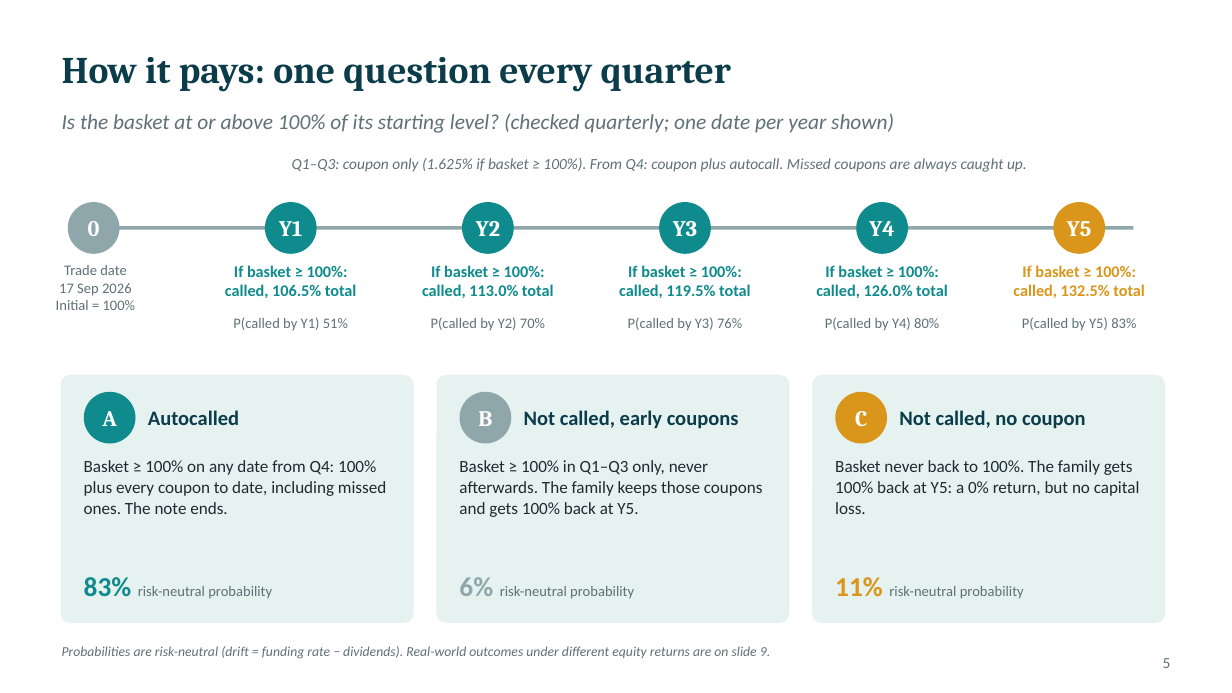
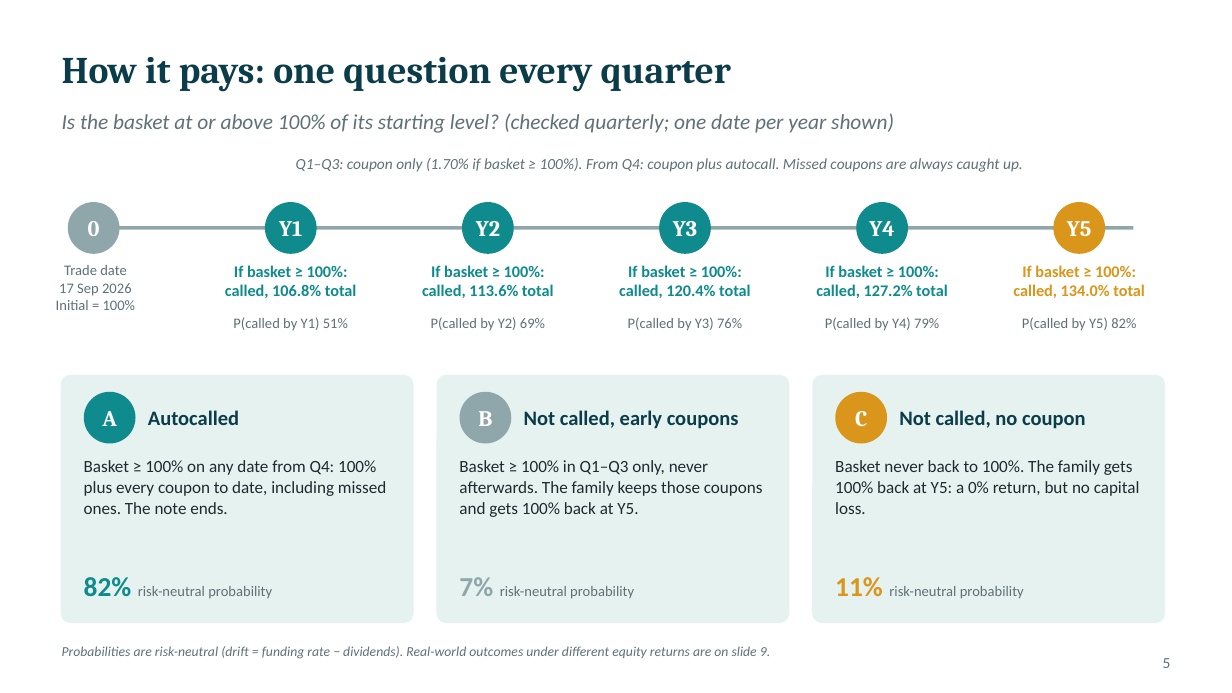
Before and after one commit to benjaminlhl/natixis-case-comp, a slide deck: slide 8 of deck/Asian-Digital-Autocallable-Note.pptx. Drawn at 1232x693 pixels with LibreOffice and Linux fonts; fonts in the diff are those of the drawing. Boxes give left, top, right and bottom in pixels: in the first picture for what was removed or moved away, otherwise in the second. Text is boxed around its words. In the diff, an @@ line names an element or a change of style, - is before the commit and + after.

```diff
--- a/deck/Asian-Digital-Autocallable-Note.pptx
+++ b/deck/Asian-Digital-Autocallable-Note.pptx
@@ text at (x1=296, y1=158, x2=1023, y2=172): text changed @@
-Q1–Q3: coupon only (1.625% if basket ≥ 100%). From Q4: coupon plus autocall. Missed coupons are always caught up.
+Q1–Q3: coupon only (1.70% if basket ≥ 100%). From Q4: coupon plus autocall. Missed coupons are always caught up.
@@ text at (x1=225, y1=284, x2=357, y2=298): text changed @@
-called, 106.5% total
+called, 106.8% total
@@ text at (x1=422, y1=284, x2=554, y2=298): text changed @@
-called, 113.0% total
+called, 113.6% total
@@ text at (x1=619, y1=284, x2=751, y2=298): text changed @@
-called, 119.5% total
+called, 120.4% total
@@ text at (x1=816, y1=284, x2=948, y2=298): text changed @@
-called, 126.0% total
+called, 127.2% total
@@ text at (x1=1013, y1=284, x2=1145, y2=298): text changed @@
-called, 132.5% total
+called, 134.0% total
@@ text at (x1=431, y1=317, x2=545, y2=330): text changed @@
-P(called by Y2) 70%
+P(called by Y2) 69%
@@ text at (x1=825, y1=317, x2=939, y2=331): text changed @@
-P(called by Y4) 80%
+P(called by Y4) 79%
@@ text at (x1=84, y1=577, x2=272, y2=599): text changed @@
-83% risk-neutral probability
+82% risk-neutral probability
@@ text at (x1=459, y1=577, x2=634, y2=599): text changed @@
-6% risk-neutral probability
+7% risk-neutral probability
```
Also in this commit, not shown: 13 other slides changed, 5 other files.
